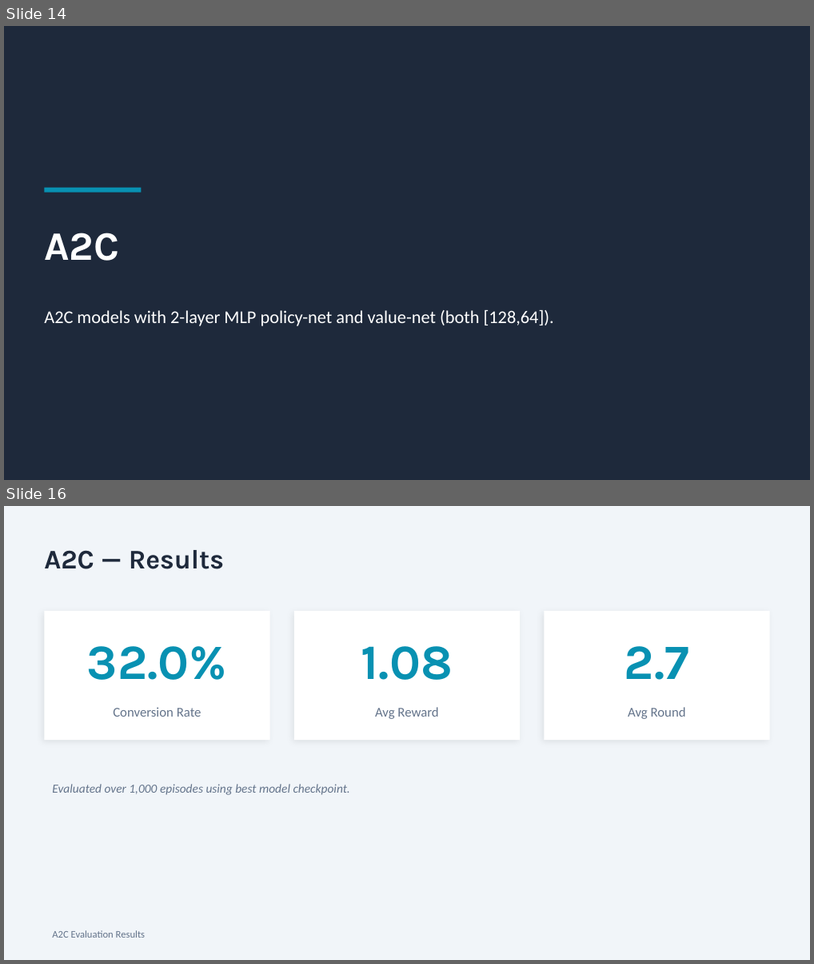
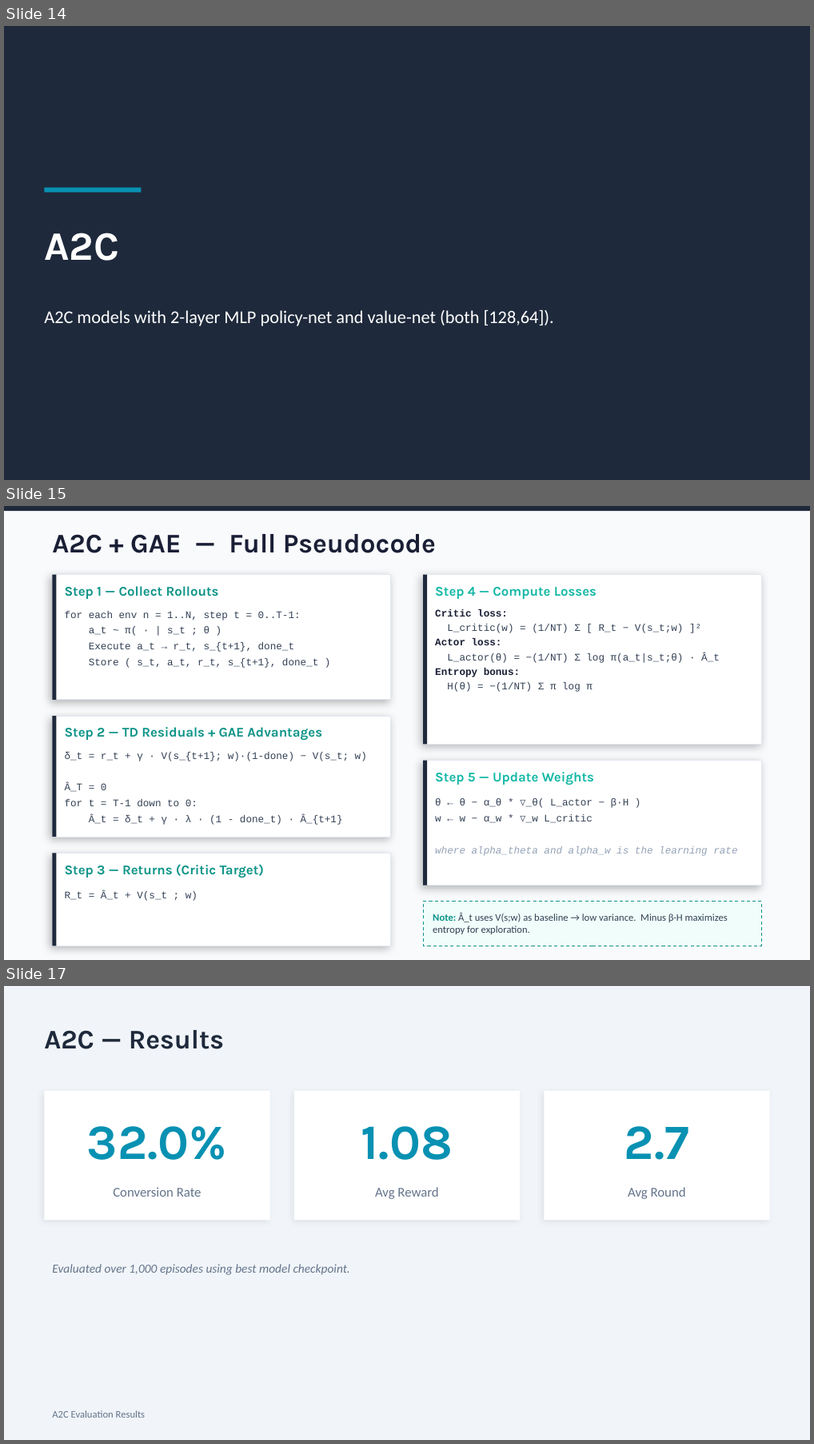
Before and after one commit to FitMAnalytics/RL_SalesTalk_Explore, a slide deck: experiment_report_0312.pptx. Shown one above the other, each under a label of ours: slides 14 and 16 before the commit, slides 14, 15 and 17 after it; the slides between them are not shown. The pictures are 814x964 and 814x1444 pixels, drawn with LibreOffice and Linux fonts; fonts in the diff are those of the drawing. Boxes give left, top, right and bottom in pixels: in the first picture for what was removed or moved away, otherwise in the second. Text is boxed around its words. In the diff, an @@ line names an element or a change of style, - is before the commit and + after.

Commit message:
3/13 update slides, add A2C pseudo code

```diff
--- a/experiment_report_0312.pptx
+++ b/experiment_report_0312.pptx
@@ slide 15 added at box(4, 506, 810, 960), background #F8FAFC @@
@@ rectangle added at box(4, 506, 810, 511), fill #1E293B @@
@@ text added at box(52, 534, 436, 553), 24 pt, text #1A1F36, bold @@
+A2C + GAE — Full Pseudocode
@@ rectangle added at box(52, 575, 391, 700), fill #FFFFFF, outline #E2E8F0 0.75 pt @@
@@ rectangle added at box(52, 575, 57, 700), fill #1E293B @@
@@ rectangle added at box(423, 575, 762, 744), fill #FFFFFF, outline #E2E8F0 0.75 pt @@
@@ rectangle added at box(423, 575, 427, 744), fill #1E293B @@
@@ text added at box(65, 586, 219, 599), 12 pt, text #0D9488, bold @@
+Step 1 — Collect Rollouts
@@ text added at box(435, 587, 597, 599), 12 pt, text #14B8A6, bold @@
+Step 4 — Compute Losses
@@ text added at box(65, 611, 318, 668), 9 pt, text #334155 @@
+for each env n = 1..N, step t = 0..T-1:
+a_t ~ π( · | s_t ; θ )
+Execute a_t → r_t, s_{t+1}, done_t
+Store ( s_t, a_t, r_t, s_{t+1}, done_t )
@@ text added at box(435, 609, 720, 692), 9 pt, text #334155 @@
+Critic loss:
+L_critic(w) = (1/NT) Σ [ R_t − V(s_t;w) ]²
+Actor loss:
+L_actor(θ) = −(1/NT) Σ log π(a_t|s_t;θ) · Â_t
+Entropy bonus:
+H(θ) = −(1/NT) Σ π log π
@@ rectangle added at box(52, 716, 391, 836), fill #FFFFFF, outline #E2E8F0 0.75 pt @@
@@ rectangle added at box(52, 716, 57, 836), fill #1E293B @@
@@ text added at box(65, 727, 322, 740), 12 pt, text #0D9488, bold @@
+Step 2 — TD Residuals + GAE Advantages
@@ text added at box(65, 752, 367, 824), 9 pt, text #334155 @@
+δ_t = r_t + γ · V(s_{t+1}; w)·(1-done) − V(s_t; w)
+Â_T = 0
+for t = T-1 down to 0:
+Â_t = δ_t + γ · λ · (1 - done_t) · Â_{t+1}
@@ rectangle added at box(423, 760, 762, 885), fill #FFFFFF, outline #E2E8F0 0.75 pt @@
@@ rectangle added at box(423, 760, 427, 885), fill #1E293B @@
@@ text added at box(435, 772, 594, 784), 12 pt, text #14B8A6, bold @@
+Step 5 — Update Weights
@@ text added at box(435, 798, 738, 856), 9 pt, text #334155 @@
+θ ← θ − α_θ * ∇_θ( L_actor − β·H )
+w ← w − α_w * ∇_w L_critic
+where alpha_theta and alpha_w is the learning rate
@@ rectangle added at box(52, 852, 391, 945), fill #FFFFFF, outline #E2E8F0 0.75 pt @@
@@ rectangle added at box(52, 852, 57, 945), fill #1E293B @@
@@ text added at box(65, 864, 265, 878), 12 pt, text #0D9488, bold @@
+Step 3 — Returns (Critic Target)
@@ text added at box(65, 891, 198, 900), 9 pt, text #334155 @@
+R_t = Â_t + V(s_t ; w)
@@ rectangle added at box(423, 901, 762, 945), fill #F0FDFA, outline #0D9488 0.75 pt dashed @@
@@ text added at box(433, 912, 728, 934), 9 pt, text #334155 @@
+Note: Â_t uses V(s;w) as baseline → low variance. Minus β·H maximizes entropy for exploration.
@@ what was slide 16 is now slide 17 @@
```
Also in this commit, not shown: 2 slides changed, 2 other files.
